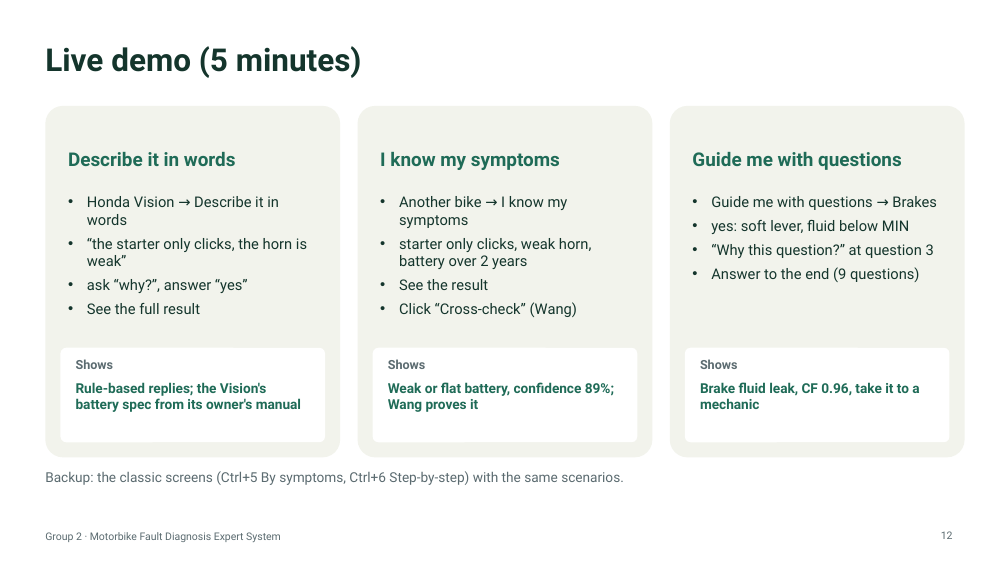
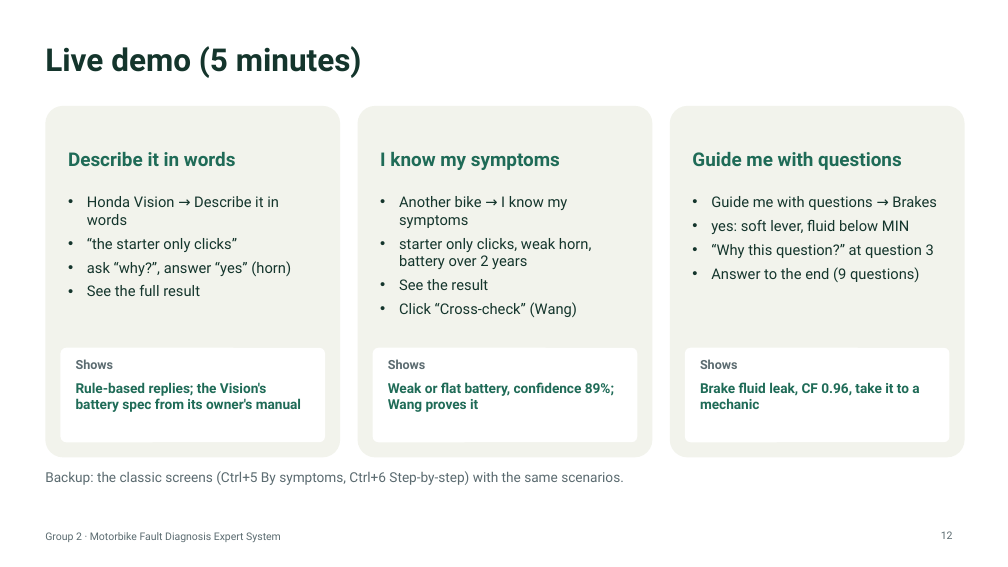
Before and after one commit to noway165/72ITAI30103_Team2_Motorbike_Expert_System, a slide deck: slide 12 of docs/slides/Group2_Presentation.pptx. Drawn at 1008x567 pixels with LibreOffice and Linux fonts; fonts in the diff are those of the drawing. Boxes give left, top, right and bottom in pixels: in the first picture for what was removed or moved away, otherwise in the second. Text is boxed around its words. In the diff, an @@ line names an element or a change of style, - is before the commit and + after.

Commit message:
Slides: Contents without speakers and times; demo types only 'the starter only clicks' (with the horn too, the first question leads to the charging system)

```diff
--- a/docs/slides/Group2_Presentation.pptx
+++ b/docs/slides/Group2_Presentation.pptx
@@ text at (x1=87, y1=238, x2=291, y2=276): text changed @@
-• “the starter only clicks, the horn is weak”
-• ask “why?”, answer “yes”
+• “the starter only clicks”
+• ask “why?”, answer “yes” (horn)
```
Also in this commit, not shown: 1 other slide changed, 1 other file.
